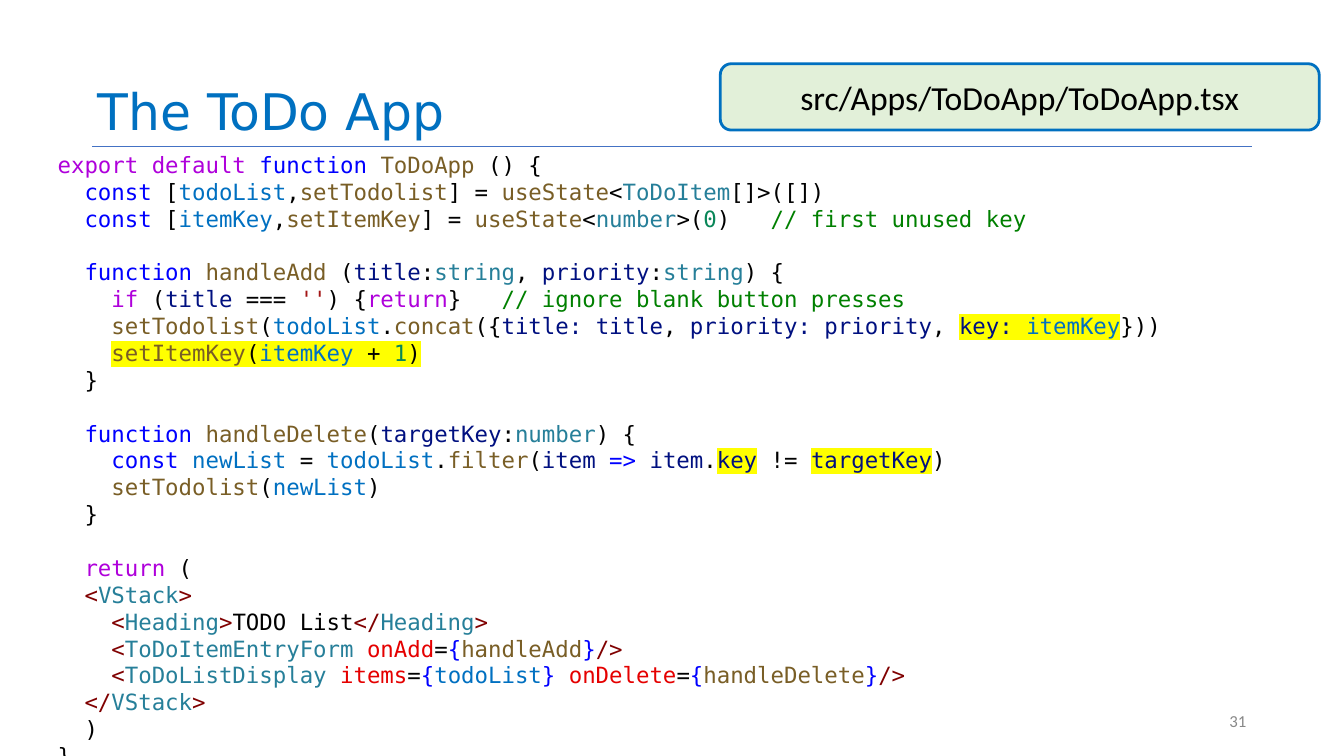
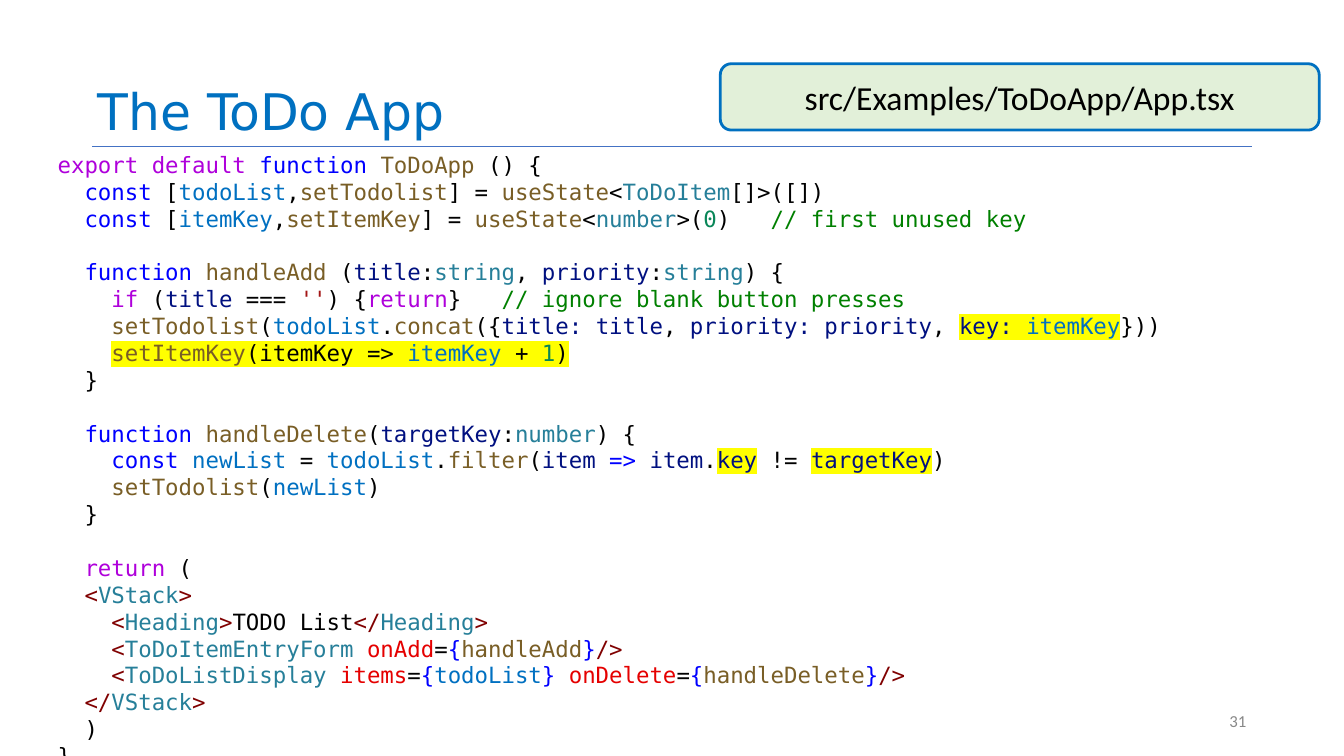
Before and after one commit to neu-se/CS4530-Fall-2026, a slide deck: slide 31 of Slides/Module 05 React Basics.pptx. Drawn at 1344x756 pixels with LibreOffice and Linux fonts; fonts in the diff are those of the drawing. Boxes give left, top, right and bottom in pixels: in the first picture for what was removed or moved away, otherwise in the second. Text is boxed around its words. In the diff, an @@ line names an element or a change of style, - is before the commit and + after.

```diff
--- a/Slides/Module 05 React Basics.pptx
+++ b/Slides/Module 05 React Basics.pptx
@@ text in rounded rectangle at (805, 86, 1235, 116): text changed @@
-src/Apps/ToDoApp/ToDoApp.tsx
+src/Examples/ToDoApp/App.tsx
@@ text at (111, 344, 569, 366): text changed; text colour #795E26 to #000000 @@
-setItemKey(itemKey + 1)
+setItemKey(itemKey => itemKey + 1)
```
Also in this commit, not shown: 14 other slides changed, 3 other files.
